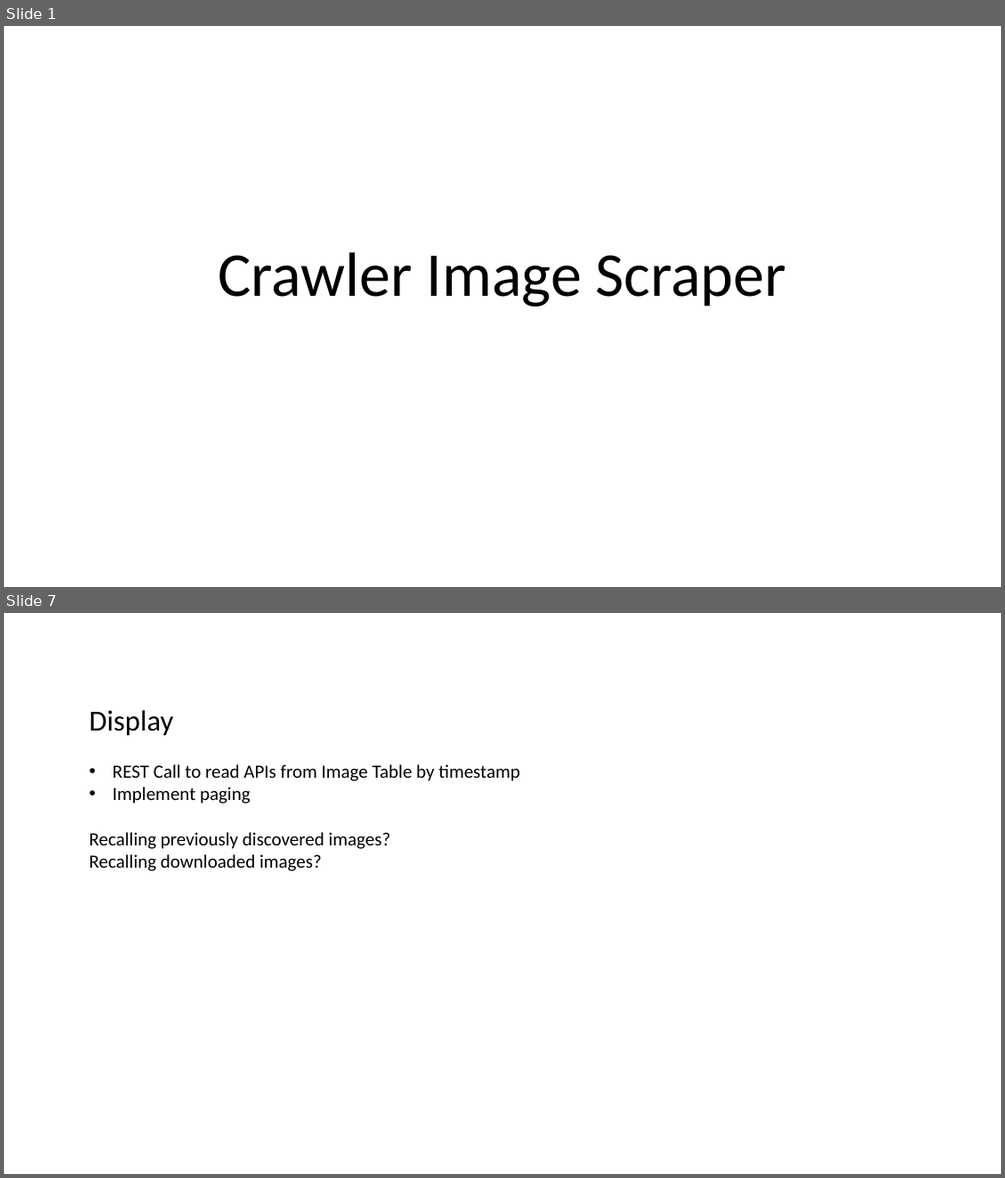
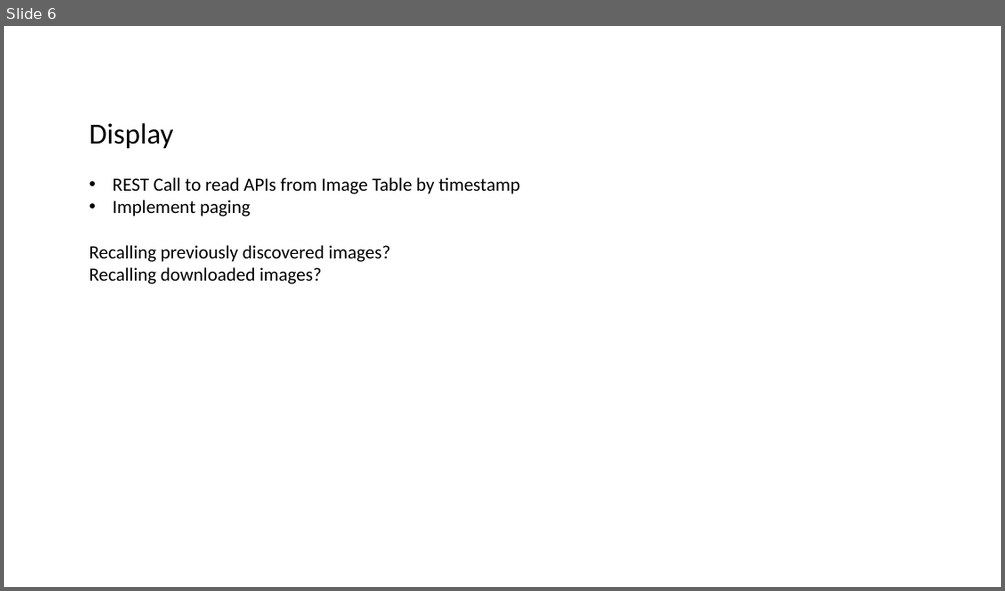
Before and after one commit to datim/squid, a slide deck: docs/design.pptx. Shown one above the other, each under a label of ours: slides 1 and 7 before the commit, slide 6 after it; the slides between them are not shown. The pictures are 1005x1178 and 1005x591 pixels, drawn with LibreOffice and Linux fonts; fonts in the diff are those of the drawing. Boxes give left, top, right and bottom in pixels: in the first picture for what was removed or moved away, otherwise in the second. Text is boxed around its words. In the diff, an @@ line names an element or a change of style, - is before the commit and + after.

```diff
--- a/docs/design.pptx
+++ b/docs/design.pptx
@@ slide 1 removed at (4,26,1001,587), background #FFFFFF @@
@@ title removed at (218,252,786,306) @@
-Crawler Image Scraper
@@ what was slide 7 is now slide 6 @@
```
Also in this commit, not shown: 3 slides changed, 2 slides added, 2 other slides removed, 7 other files.
